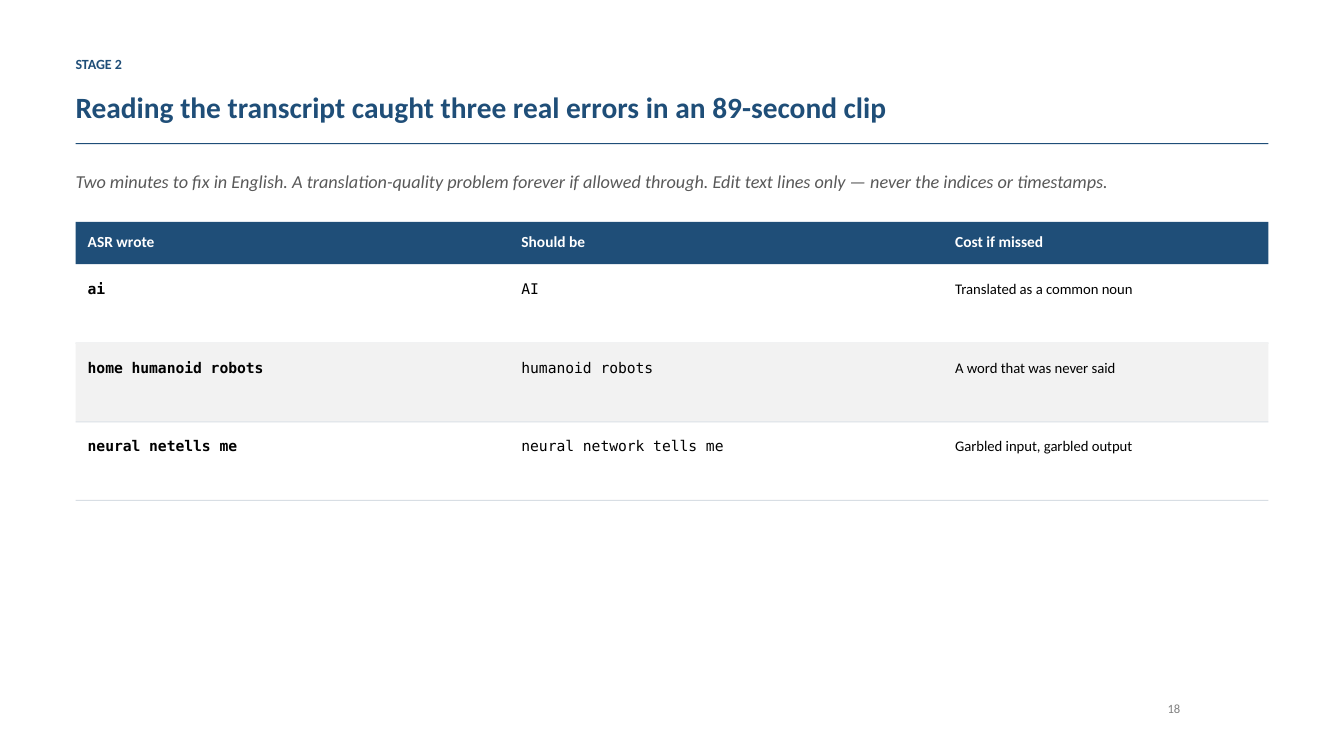
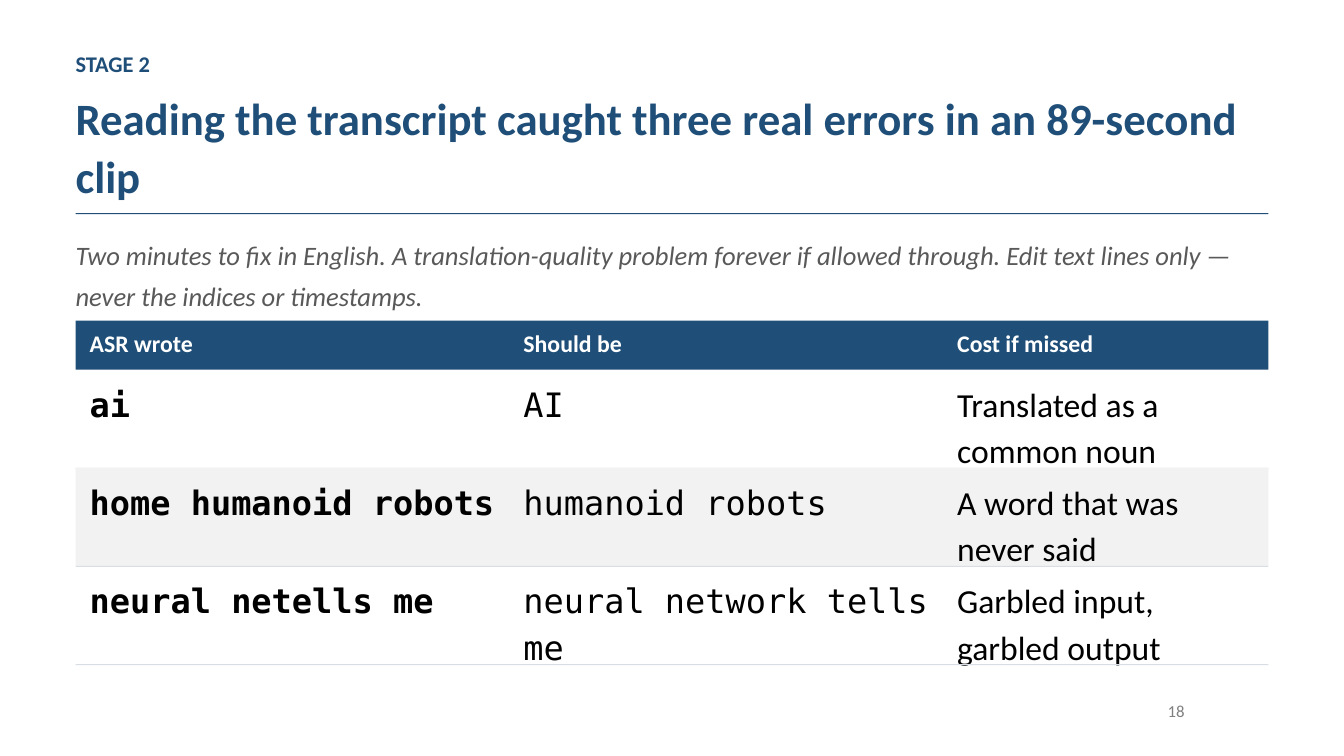
Before and after one commit to mikelix/gstack-tutorial-3, a slide deck: slide 19 of dist/gstack-tutorial-3_EN.pptx. Drawn at 1344x756 pixels with LibreOffice and Linux fonts; fonts in the diff are those of the drawing. Boxes give left, top, right and bottom in pixels: in the first picture for what was removed or moved away, otherwise in the second. Text is boxed around its words. In the diff, an @@ line names an element or a change of style, - is before the commit and + after.

```diff
--- a/dist/gstack-tutorial-3_EN.pptx
+++ b/dist/gstack-tutorial-3_EN.pptx
@@ text "STAGE 2" at box(76, 57, 150, 72): size 10 to 16 pt @@
@@ text "Reading the transcript caught three ..." at box(76, 103, 1236, 200): size 21 to 32 pt; line spacing 1.05 to 1.08 @@
@@ text "Two minutes to fix in ...": place and size @@
-text "Two minutes to fix in ..." at box(76, 175, 1107, 191)
+text "Two minutes to fix in ..." at box(76, 246, 1200, 311)
@@ text "Two minutes to fix in ..." at box(76, 246, 1200, 311): size 13 to 19 pt @@
@@ rectangle: place and size @@
-rectangle at box(76, 143, 1268, 144)
+rectangle at box(76, 213, 1268, 214)
@@ rectangle: place and size @@
-rectangle at box(76, 222, 1268, 264)
+rectangle at box(76, 321, 1268, 370)
@@ text "ASR wrote": place and size @@
-text "ASR wrote" at box(88, 237, 154, 247)
+text "ASR wrote" at box(90, 336, 193, 352)
@@ text "Should be": place and size @@
-text "Should be" at box(521, 236, 585, 247)
+text "Should be" at box(523, 335, 622, 352)
@@ size 11 to 17 pt in 3 elements at box(90, 336, 193, 352), box(523, 335, 622, 352), box(957, 335, 1093, 352) @@
@@ text "Cost if missed": place and size @@
-text "Cost if missed" at box(955, 236, 1044, 247)
+text "Cost if missed" at box(957, 335, 1093, 352)
@@ text "ai": place and size @@
-text "ai" at box(88, 282, 106, 295)
+text "ai" at box(90, 389, 130, 418)
@@ text "AI": place and size @@
-text "AI" at box(521, 283, 539, 294)
+text "AI" at box(523, 392, 563, 417)
@@ text "Translated as a common noun": place and size @@
-text "Translated as a common noun" at box(955, 283, 1133, 294)
+text "Translated as a common noun" at box(957, 393, 1158, 464)
@@ rectangle: place and size @@
-rectangle at box(76, 343, 1268, 344)
+rectangle at box(76, 468, 1268, 469)
@@ rectangle: place and size @@
-rectangle at box(76, 343, 1268, 421)
+rectangle at box(76, 468, 1268, 566)
@@ text "home humanoid robots": place and size @@
-text "home humanoid robots" at box(88, 361, 264, 374)
+text "home humanoid robots" at box(90, 487, 494, 516)
@@ text "humanoid robots": place and size @@
-text "humanoid robots" at box(521, 362, 654, 374)
+text "humanoid robots" at box(523, 489, 826, 516)
@@ text "A word that was never ...": place and size @@
-text "A word that was never ..." at box(955, 362, 1116, 373)
+text "A word that was never ..." at box(957, 491, 1179, 562)
@@ rectangle: place and size @@
-rectangle at box(76, 421, 1268, 422)
+rectangle at box(76, 567, 1268, 568)
@@ text "neural netells me": place and size @@
-text "neural netells me" at box(88, 440, 238, 452)
+text "neural netells me" at box(90, 587, 433, 614)
@@ text "neural network tells me": place and size @@
-text "neural network tells me" at box(521, 439, 724, 452)
+text "neural network tells me" at box(523, 587, 928, 661)
@@ size 10.5 to 24 pt in 9 elements at box(90, 389, 130, 418), box(523, 392, 563, 417), box(957, 393, 1158, 464), box(90, 487, 494, 516), box(523, 489, 826, 516), box(957, 491, 1179, 562), box(90, 587, 433, 614), box(523, 587, 928, 661), box(957, 589, 1160, 666) @@
@@ text "Garbled input, garbled output": place and size @@
-text "Garbled input, garbled output" at box(955, 440, 1132, 454)
+text "Garbled input, garbled output" at box(957, 589, 1160, 666)
@@ rectangle: place and size @@
-rectangle at box(76, 500, 1268, 501)
+rectangle at box(76, 664, 1268, 665)
@@ text "18" at box(1168, 705, 1185, 717): size 9 to 12 pt @@
```
Also in this commit, not shown: 30 other slides changed, 4 other files.
